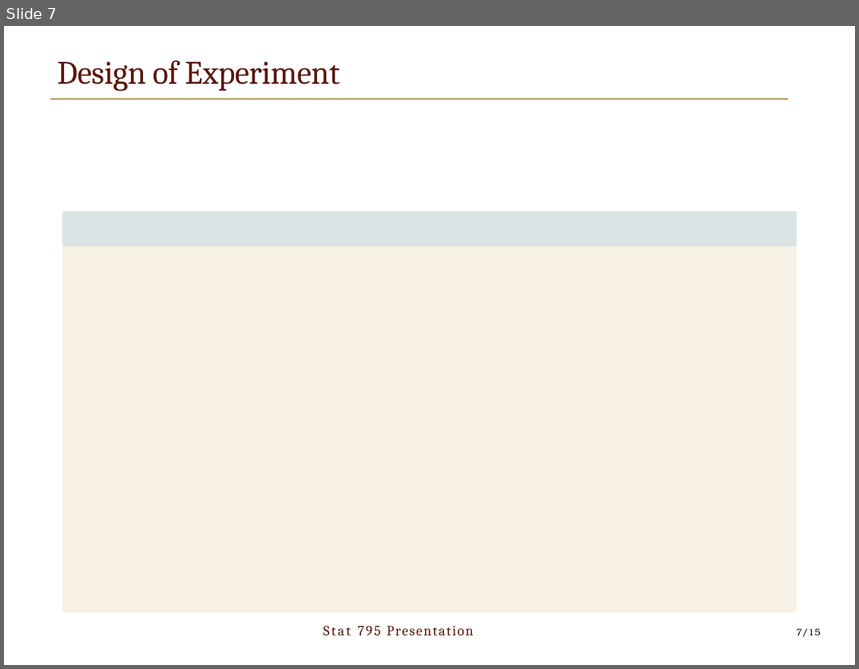
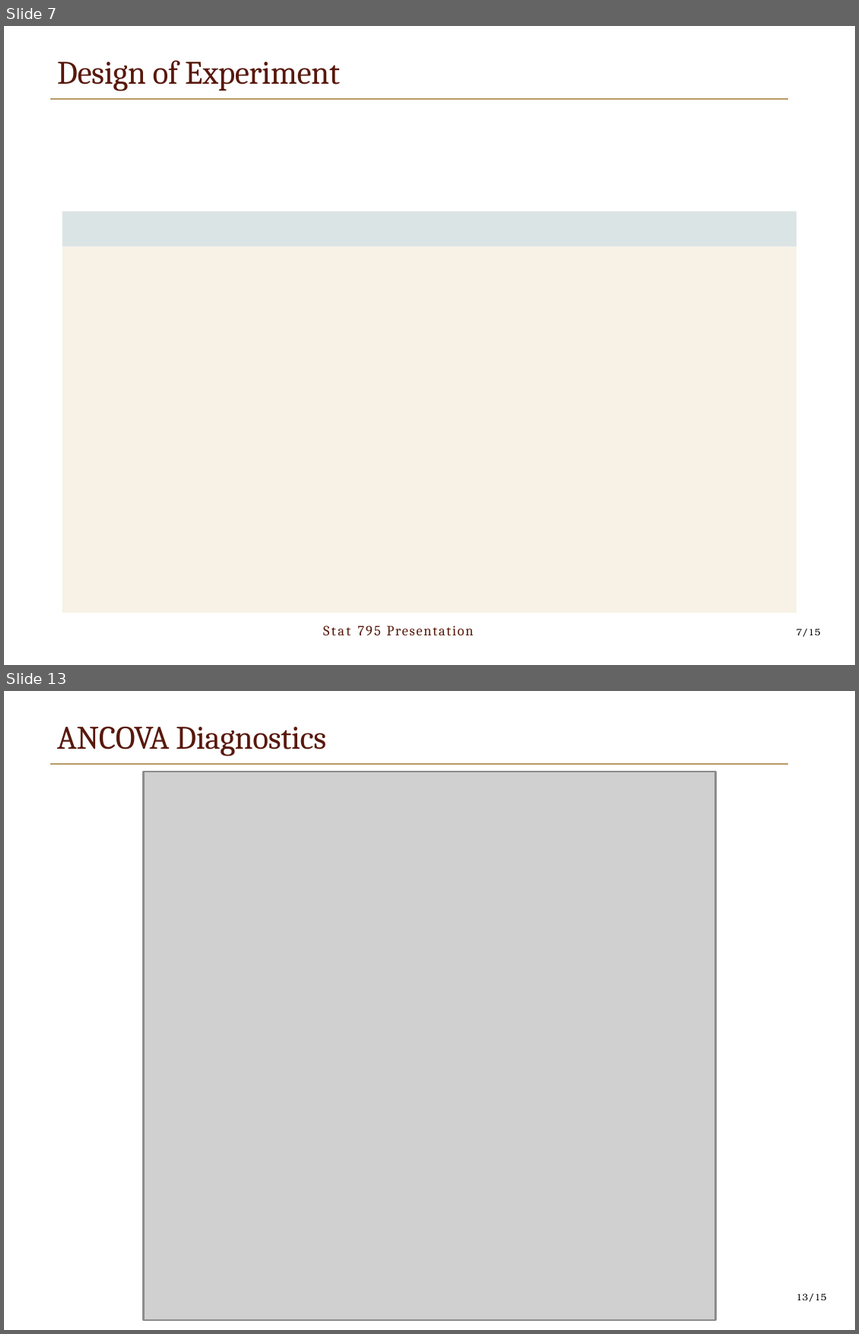
Before and after one commit to boygloyd/Stat795_Final_Project, a slide deck: Presentation/795 PowerPoint.pptx. Shown one above the other, each under a label of ours: slide 7 before the commit, slides 7 and 13 after it; the slides between them are not shown. The pictures are 859x669 and 859x1334 pixels, drawn with LibreOffice and Linux fonts; fonts in the diff are those of the drawing; grey boxes stand for pictures; background and template pictures are left out. Boxes give left, top, right and bottom in pixels: in the first picture for what was removed or moved away, otherwise in the second. Text is boxed around its words. In the diff, an @@ line names an element or a change of style, - is before the commit and + after.

```diff
--- a/Presentation/795 PowerPoint.pptx
+++ b/Presentation/795 PowerPoint.pptx
@@ slide 13 added at (4,691,855,1330), background #FFFFFF; not listed: 1 template element that a slide beside it also shows @@
@@ title added at (57,726,326,756), 14 pt, text #58180C @@
+ANCOVA Diagnostics
@@ picture added at (144,772,717,1321) @@
@@ page number added at (797,1294,827,1302), 4 pt, text #000000 @@
+13/15
```
Also in this commit, not shown: 5 other slides added, 15 other files.
